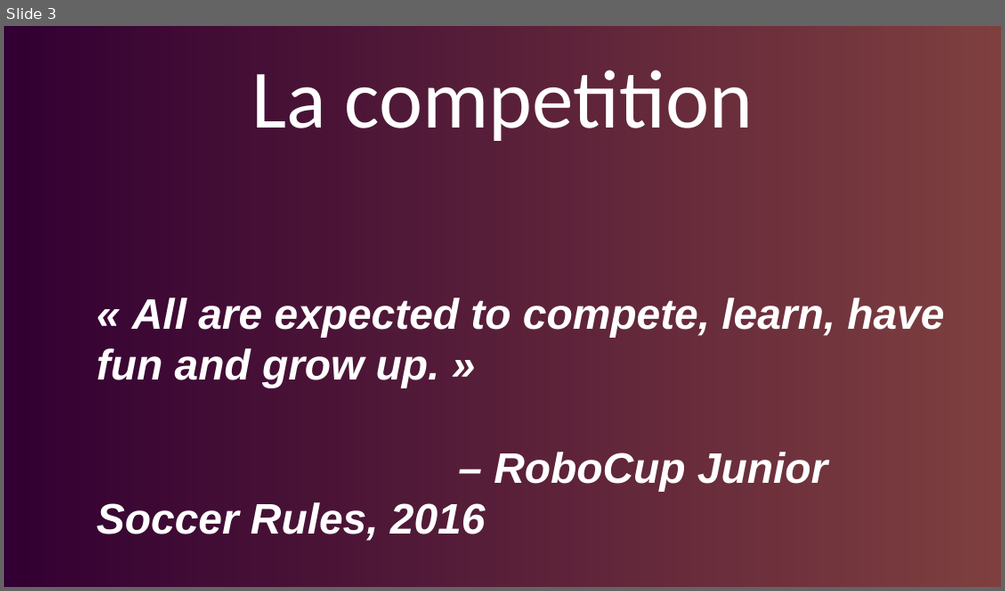
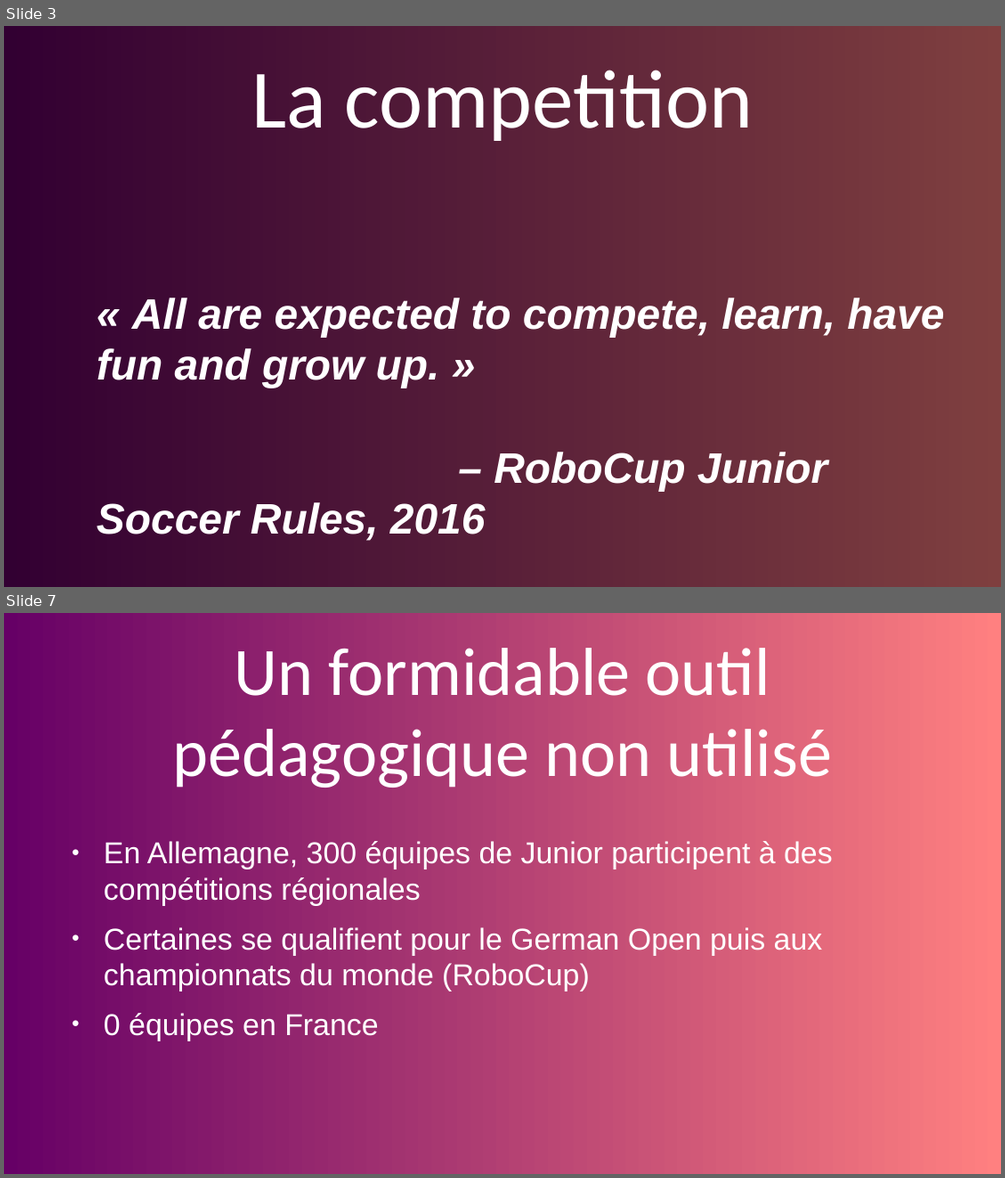
Before and after one commit to Rhoban/Junior, a slide deck: introduction.odp. Shown one above the other, each under a label of ours: slide 3 before the commit, slides 3 and 7 after it; the slides between them are not shown. The pictures are 1005x591 and 1005x1178 pixels, drawn with LibreOffice and Linux fonts; fonts in the diff are those of the drawing; background and template pictures are left out. Boxes give left, top, right and bottom in pixels: in the first picture for what was removed or moved away, otherwise in the second. Text is boxed around its words. In the diff, an @@ line names an element or a change of style, - is before the commit and + after.

```diff
--- a/introduction.odp
+++ b/introduction.odp
@@ slide 7 added at (4,613,1001,1174), background gradient #660066 to #FF8080 @@
@@ title added at (172,648,832,787), 54 pt, text #FFFFFF @@
+Un formidable outil pédagogique non utilisé
@@ text added at (104,841,833,1041), 24 pt, text #FFFFFF @@
+● En Allemagne, 300 équipes de Junior participent à des compétitions régionales
+● Certaines se qualifient pour le German Open puis aux championnats du monde (RoboCup)
+● 0 équipes en France
```
Also in this commit, not shown: 2 slides changed, 4 other slides added, 1 slide removed, 1 other file.
